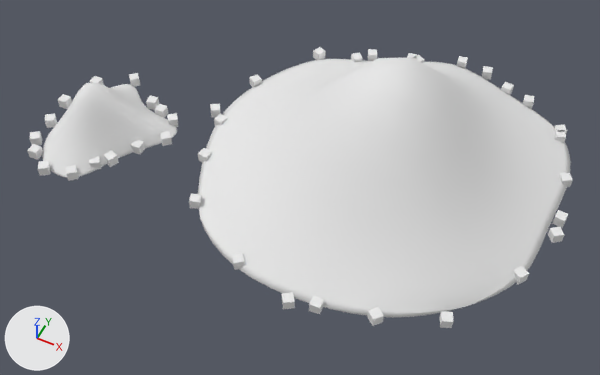
Two versions of the Blender file blends/Objects/powder.blend, one commit apart.
Both versions are drawn from a camera (50 mm lens) standing at (1.05, -3.3, 3.67) and looking at (-0.4, -0.4, 0.04). Lighting does not change. The marker at lower left points along +X, +Y and +Z.

Before the edit, the objects in view are built like this:
```python
mat_material_001 = principled_material('Material.001')
mat_material_001.base_color = (0.8, 0.8, 0.8)  # white #e7e7e7
mat_material_001.specular_ior_level = 0.0
me_circle = bpy.data.meshes.new('Circle')
me_circle.from_pydata(...)  # 88 vertices, 66 faces, 2 loose edges; spans x -2.05..1.08, y -1.15..1.23, z 0.0..1.54
me_circle.polygons.foreach_set('use_smooth', [True] * 66)
me_circle.materials.append(mat_material_001)  # white #e7e7e7
me_circle_003 = bpy.data.meshes.new('Circle.003')
me_circle_003.from_pydata(...)  # 320 vertices, 240 faces; spans x -2.12..0.98, y -1.34..1.1, z 0.0..0.06
me_circle_003.materials.append(mat_material_001)  # white #e7e7e7
ob_circle = bpy.data.objects.new('Circle', me_circle)
ob_circle.location = (0.0, 0.0, 0.0)
_m = ob_circle.modifiers.new('Subdivision', 'SUBSURF')
ob_circle_003 = bpy.data.objects.new('Circle.003', me_circle_003)
ob_circle_003.location = (0.098, 0.041, 0.0)
ob_circle_003.rotation_euler = (0.0, 0.0, -0.174)  # degrees (0, 0, -10)
```
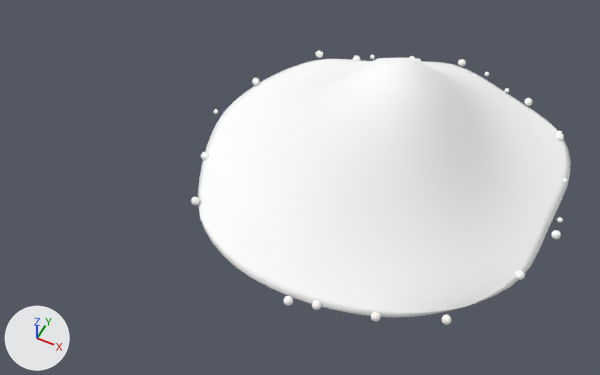
Patch to the scene script:
```diff
--- a/blends/Objects/powder.blend.py
+++ b/blends/Objects/powder.blend.py
@@ mat_material_001 @@
 mat_material_001 = principled_material('Material.001')
-mat_material_001.base_color = (0.8, 0.8, 0.8)  # white #e7e7e7
+mat_material_001.base_color = (1.0, 1.0, 1.0)  # white #ffffff
 mat_material_001.specular_ior_level = 0.0
@@ me_circle @@
 # used by ob_circle; location = (0.0, 0.0, 0.0)
-me_circle.from_pydata(...)  # 88 vertices, 66 faces, 2 loose edges; spans x -2.05..1.08, y -1.15..1.23, z 0.0..1.54
+me_circle.from_pydata(...)  # 244 vertices, 183 faces, 1 loose edge; spans x -1.24..1.08, y -1.17..1.23, z 0.0..1.54
+# me_circle part 1: the loose piece of 41 vertices spanning x -2.05..-1.28, y -0.95..-0.03, z 0.0..0.67 is deleted
+# me_circle part 2
+# 100 vertices are added at x -1.21..1.07, y -1.17..1.14, z 0.0
+# 64 new vertices lie (0.0, 0.0, 0.06) away from vertices in x -1.13..1.07, y -1.17..1.14, z 0.0
+# 36 new vertices lie (0.0, 0.0, 0.04) away from vertices in x -1.21..1.04, y -1.05..1.11, z 0.0
+# 150 new faces join them
+# me_circle part 3: the surface is now shaded flat
 me_circle.materials.append(mat_material_001)
@@ ob_circle_003 @@
-ob_circle_003 = bpy.data.objects.new('Circle.003', me_circle_003)
-ob_circle_003.location = (0.098, 0.041, 0.0)
-ob_circle_003.rotation_euler = (0.0, 0.0, -0.174)  # degrees (0, 0, -10)
```

Changed parts and their boxes (x1, y1, x2, y2) in the pictures (600 x 375 px):
'Circle', recoloured, reshaped (28% narrower)
    before: (42, 58, 571, 318)
    after: (191, 50, 571, 325)
'Circle.003', deleted
    before: (27, 47, 573, 328)
part 1 of me_circle, deleted
    before: (42, 82, 177, 178)
part 2 of me_circle, added
    after: (191, 50, 567, 325)
